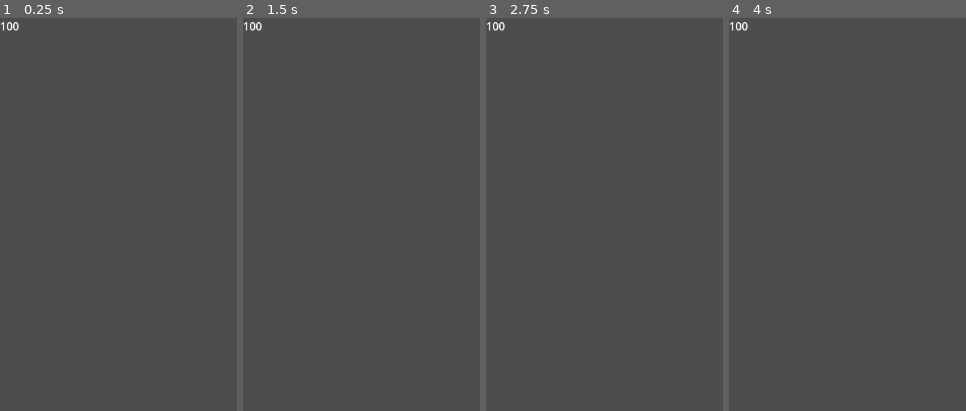
Above: before the commit, frames 1-4 (left to right).
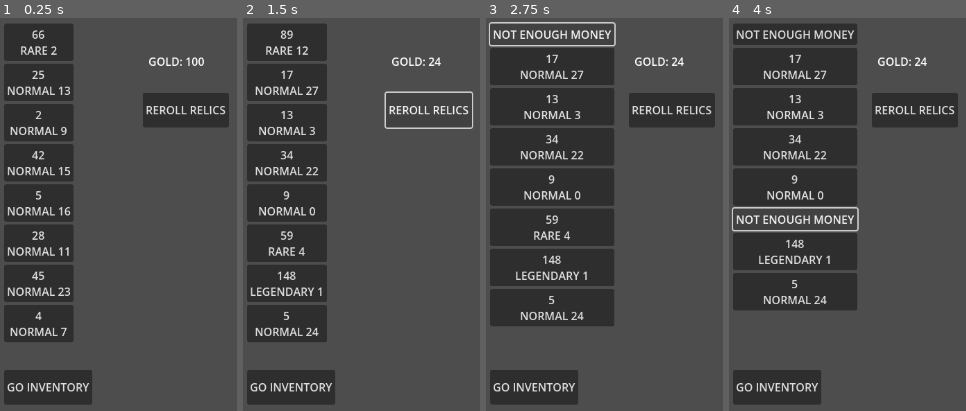
Above: after the commit, the same moments.

Repository: scy0416/The-Gambler
Game: Godot game, scene res://ShopScene/ShopScene.tscn
The game is run twice, just before and just after one commit, with the same random seed, the same clock (stepped at 60 frames per second) and the same inputs. This scene is started directly instead of the project's main scene.
Inputs (mouse positions are in pixels of both pictures, inside the frame that each line leads up to):
- Up to frame 1 (0.25 s): no input
- Up to frame 2 (1.5 s): click (280, 41) at 0.5 s, where only the run after the commit has a clickable "66 RARE 2"; click (427, 108) at 1.25 s, where only the run after the commit has a clickable "REROLL RELICS"
- Up to frame 3 (2.75 s): click (531, 41) at 2 s, where only the run after the commit has a clickable "89 RARE 12"
- Up to frame 4 (4 s): click (795, 33) at 2.75 s, where only the run after the commit has a clickable "NOT ENOUGH MONEY"; click (795, 226) at 3.5 s, where only the run after the commit has a clickable "59 RARE 4"

The runs differ from the first frame. In frame 1, 27% of the frame differs, in the area x 0-97%, y 1-99%; in frame 2, 29%; in frame 3, 41%; in frame 4, 39%.

Commit message:
상점 기능 구현
1. 유물 구매 기능
2. 유물 판매 기능
3. 유물 리롤 기능

Diff:
--- a/Scripts/GameData.gd
+++ b/Scripts/GameData.gd
@@ -127,7 +127,7 @@
 # 반환값: 없음
 #========================================
 func deleteRelic(target:Relic):
-	if target in relics:
+	if target not in relics:
 		printerr("없는 유물을 삭제하려고 하는 중")
 		return
 	relics.erase(target)
--- a/Scripts/Resources/Relic.gd
+++ b/Scripts/Resources/Relic.gd
@@ -5,3 +5,17 @@
 #========================================
 extends Resource
 class_name Relic
+
+var description : String								#효과 설명
+var price : int                  						#가격
+enum whatRare{NORMAL, RARE, LEGENDARY, BOSS}			#레어도 종류
+var rarity : int										#레이도
+var button : Button										#기능 구현을 위한 버튼
+var bought : bool										#구입 여부
+
+func _init(d, p, r):
+	description = d
+	price = p
+	rarity = r
+	button = Button.new()
+	bought = false
--- a/ShopScene/ShopScene.gd
+++ b/ShopScene/ShopScene.gd
@@ -1,10 +1,154 @@
 extends Node
 
 var gameData = GameData.new()
-# Called when the node enters the scene tree for the first time.
-func _ready():
-	$Gold.text = str(gameData.getGold())
+var rng = RandomNumberGenerator.new()
+var genRelics = preload("res://ShopScene/generateRelics.gd").new()
+
+#중복 체크를 위한 배열들
+var normalChecked : Array
+var rareChecked : Array
+var legendaryChecked : Array
 
 
-func buyRelic():
-	pass
+func _ready():
+	genRelics.genRelics()
+	initializeChecked()
+	$inven/goShop.pressed.connect(self.goShop)
+	drawScene()
+
+
+#목적: 골드를 프레임 단위로 업데이트한다.
+func _process(_delta):
+	$shop/shopGold.text = "GOLD: " + str(gameData.getGold())
+	$inven/invenGold.text = "GOLD: " + str(gameData.getGold())
+
+
+#목적: inventory에서 shop으로 이동한다.
+func goShop():
+	$shop.visible = true
+	$inven.visible = false
+
+
+#목적: 화면을 그린다.
+func drawScene():
+	drawRerollB()
+	drawInvenB()
+	drawRelics()
+
+
+#목적: checked 배열들을 초기화한다.
+#checked 배열의 목적은 한 상점에 중복된 유물이 나오게 하지 않게 하는 것이다.
+func initializeChecked():
+	normalChecked.resize(genRelics.normalRelics.size())
+	normalChecked.fill(0)
+	rareChecked.resize(genRelics.rareRelics.size())
+	rareChecked.fill(0)
+	legendaryChecked.resize(genRelics.legendaryRelics.size())
+	legendaryChecked.fill(0)
+
+
+#목적: 리롤 버튼을 화면에 그린다.
+func drawRerollB():
+	$shop/rerollB.set_position(Vector2(200, 100))
+	$shop/rerollB.set_size(Vector2(50, 50))
+	$shop/rerollB.pressed.connect(self.rerollRelics)
+
+
+#목적: 인벤토리 버튼을 그린다.
+func drawInvenB():
+	$shop/invenB.set_position(Vector2(0, 500))
+	$shop/invenB.set_size(Vector2(50, 50))
+	$shop/invenB.pressed.connect(self.viewInven)
+
+
+#목적: 유물을 화면에 그린다.
+func drawRelics():
+	for i in 8:
+		var rarity = rng.randf_range(0, 1)
+		rarity = weightedRarity(rarity)
+		var foundRelic = findRelic(rarity)
+		var button = Button.new()
+		var relicGold = foundRelic.price
+		foundRelic.button.text = str(relicGold) + "\n" + foundRelic.description
+		foundRelic.button.connect("pressed", buyRelic.bind(foundRelic))
+		$shop/relicContainer.add_child(foundRelic.button)
+
+
+#목적: 레어도에 따른 가중치 부여.
+func weightedRarity(r):
+	if(r < 0.65):
+		return Relic.whatRare.NORMAL
+	elif(r < 0.90):
+		return Relic.whatRare.RARE
+	else:
+		return Relic.whatRare.LEGENDARY
+
+
+#목적: rarity에 맞는 유물을 랜덤하게 찾는다. 이 때 상점에 이미 있는 유물, 혹은 이미 구입된 유물은 제외된다.
+func findRelic(r):
+	match r:
+		Relic.whatRare.NORMAL:
+			var i = rng.randi_range(0, genRelics.normalRelics.size() - 1)
+			while normalChecked[i] == 1 or genRelics.normalRelics[i].bought == true:
+				i = rng.randi_range(0, genRelics.normalRelics.size() - 1)
+			normalChecked[i] = 1
+			return genRelics.normalRelics[i]
+		Relic.whatRare.RARE:
+			var i = rng.randi_range(0, genRelics.rareRelics.size() - 1)
+			while rareChecked[i] == 1 or genRelics.rareRelics[i].bought == true:
+				i = rng.randi_range(0, genRelics.rareRelics.size() - 1)
+			rareChecked[i] = 1
+			return genRelics.rareRelics[i]
+		Relic.whatRare.LEGENDARY:
+			var i = rng.randi_range(0, genRelics.legendaryRelics.size() - 1)
+			while legendaryChecked[i] == 1 or genRelics.legendaryRelics[i].bought == true:
+				i = rng.randi_range(0, genRelics.legendaryRelics.size() - 1)
+			legendaryChecked[i] = 1
+			return genRelics.legendaryRelics[i]
+
+
+#목적: 유물을 구입한다.
+func buyRelic(relic):
+	if gameData.getGold() >= relic.price:
+		relic.bought = true
+		gameData.appendRelic(relic)
+		gameData.setGold(gameData.getGold() - relic.price)
+		relic.button.disconnect("pressed", buyRelic.bind(relic))
+		relic.button.connect("pressed", sellRelic.bind(relic))
+		$shop/relicContainer.remove_child(relic.button)
+		$inven/invenContainer.add_child(relic.button)
+		if(gameData.getGold() < 10):
+			$shop/rerollB.disabled = true
+	else:
+		relic.button.text = "NOT ENOUGH MONEY"
+
+
+#목적: shop에서 inventory로 이동한다.
+func viewInven():
+	$shop.visible = false
+	$inven.visible = true
+
+
+#목적: 유물을 리롤한다.
+func rerollRelics():
+	gameData.setGold(gameData.getGold() - 10)
+	if(gameData.getGold() < 10):
+		$shop/rerollB.disabled = true
+	normalChecked.fill(0)
+	rareChecked.fill(0)
+	legendaryChecked.fill(0)
+	for i in $shop/relicContainer.get_children():
+		i.disconnect("pressed", buyRelic.bind(Relic))
+		$shop/relicContainer.remove_child(i)
+	drawRelics()
+
+
+#목적: 유물을 판매한다.
+func sellRelic(relic):
+	gameData.setGold(gameData.getGold() + relic.price)
+	relic.bought = false
+	relic.button.disconnect("pressed", sellRelic.bind(relic))
+	gameData.deleteRelic(relic)
+	$inven/invenContainer.remove_child(relic.button)
+	if(gameData.getGold() >= 10):
+			$shop/rerollB.disabled = false
--- a/ShopScene/ShopScene.tscn
+++ b/ShopScene/ShopScene.tscn
@@ -3,8 +3,61 @@
 [ext_resource type="Script" path="res://ShopScene/ShopScene.gd" id="1_8wphn"]
 
 [node name="shopScene" type="Node2D"]
+position = Vector2(6, 8)
 script = ExtResource("1_8wphn")
 
-[node name="Gold" type="Label" parent="."]
-offset_right = 69.0
-offset_bottom = 33.0
+[node name="shop" type="Control" parent="."]
+layout_mode = 3
+anchors_preset = 0
+offset_right = 40.0
+offset_bottom = 40.0
+
+[node name="relicContainer" type="GridContainer" parent="shop"]
+offset_right = 405.0
+offset_bottom = 451.0
+
+[node name="shopGold" type="Label" parent="shop"]
+layout_mode = 2
+offset_left = 208.0
+offset_top = 43.0
+offset_right = 253.0
+offset_bottom = 69.0
+text = "Gold: "
+
+[node name="rerollB" type="Button" parent="shop"]
+layout_mode = 0
+offset_right = 8.0
+offset_bottom = 8.0
+text = "REROLL RELICS"
+
+[node name="invenB" type="Button" parent="shop"]
+layout_mode = 0
+offset_right = 8.0
+offset_bottom = 8.0
+text = "GO INVENTORY
+"
+
+[node name="inven" type="Control" parent="."]
+visible = false
+layout_mode = 3
+anchors_preset = 0
+offset_right = 40.0
+offset_bottom = 40.0
+
+[node name="invenContainer" type="GridContainer" parent="inven"]
+offset_right = 73.0
+offset_bottom = 58.0
+
+[node name="invenGold" type="Label" parent="inven"]
+layout_mode = 2
+offset_left = 201.0
+offset_top = 44.0
+offset_right = 274.0
+offset_bottom = 67.0
+
+[node name="goShop" type="Button" parent="inven"]
+layout_mode = 2
+offset_top = 500.0
+offset_right = 73.0
+offset_bottom = 531.0
+text = "GO SHOP"
--- /dev/null
+++ b/ShopScene/generateRelics.gd
@@ -0,0 +1,39 @@
+extends Resource
+
+var normalRelics : Array
+var rareRelics : Array
+var legendaryRelics : Array
+var bossRelics : Array
+var x = 1
+var rng = RandomNumberGenerator.new()
+
+
+#목적: 랜덤한 유물을 생성한다. 상점의 기능을 시험하기 위한 임시 스크립트로 이후 삭제할 예정.
+func genRelics():
+	for i in 30:
+		var s = "NORMAL " + str(i)
+		var p = rng.randi_range(1, 50)
+		var r = Relic.whatRare.NORMAL
+		var relic = Relic.new(s, p, r)
+		normalRelics.append(relic)
+
+	for i in 15:
+		var s = "RARE " + str(i)
+		var p = rng.randi_range(50, 100)
+		var r = Relic.whatRare.RARE
+		var relic = Relic.new(s, p, r)
+		rareRelics.append(relic)
+
+	for i in 8:
+		var s = "LEGENDARY " + str(i)
+		var p = rng.randi_range(100, 150)
+		var r = Relic.whatRare.LEGENDARY
+		var relic = Relic.new(s, p, r)
+		legendaryRelics.append(relic)
+
+	for i in 4:
+		var s = "BOSS " + str(i)
+		var p = rng.randi_range(150, 200)
+		var r = Relic.whatRare.BOSS
+		var relic = Relic.new(s, p, r)
+		bossRelics.append(relic)
